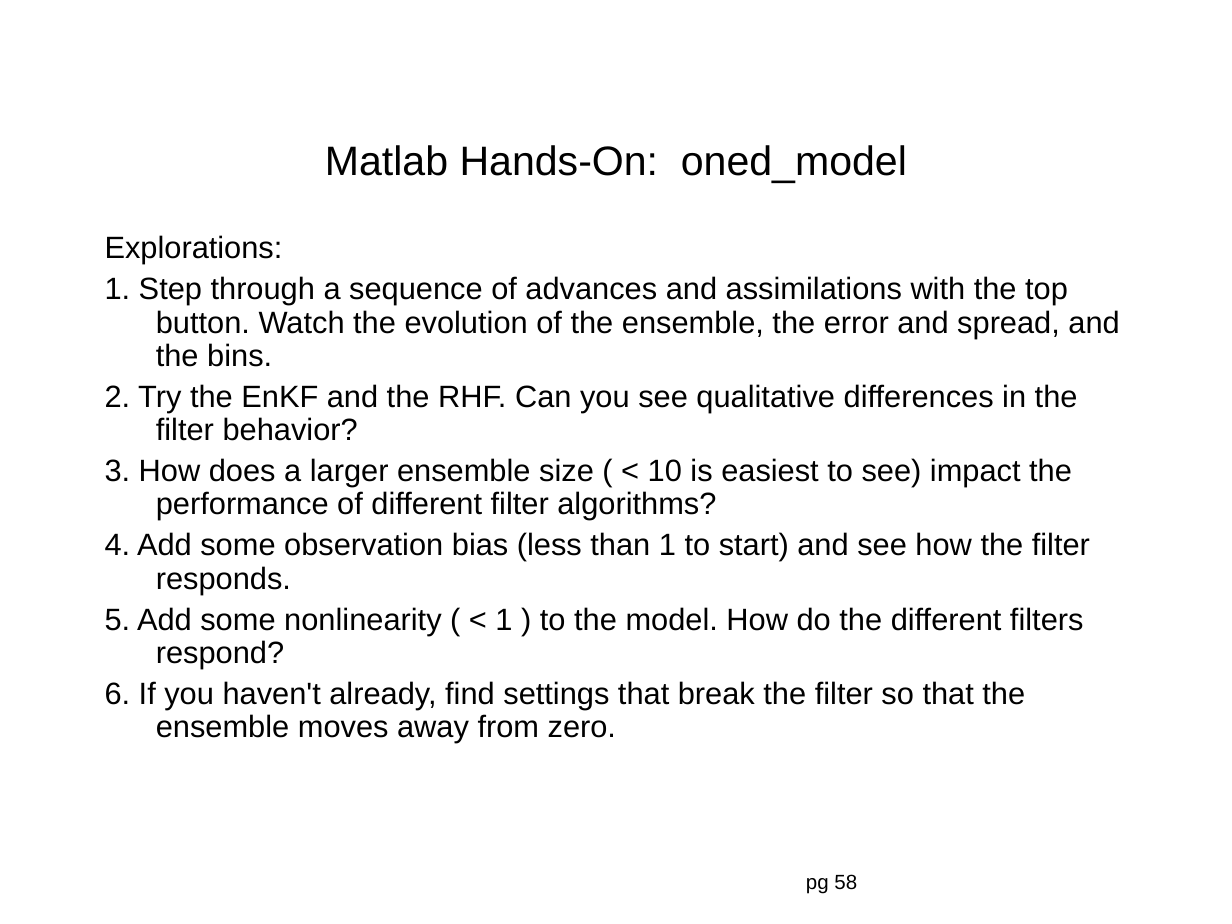
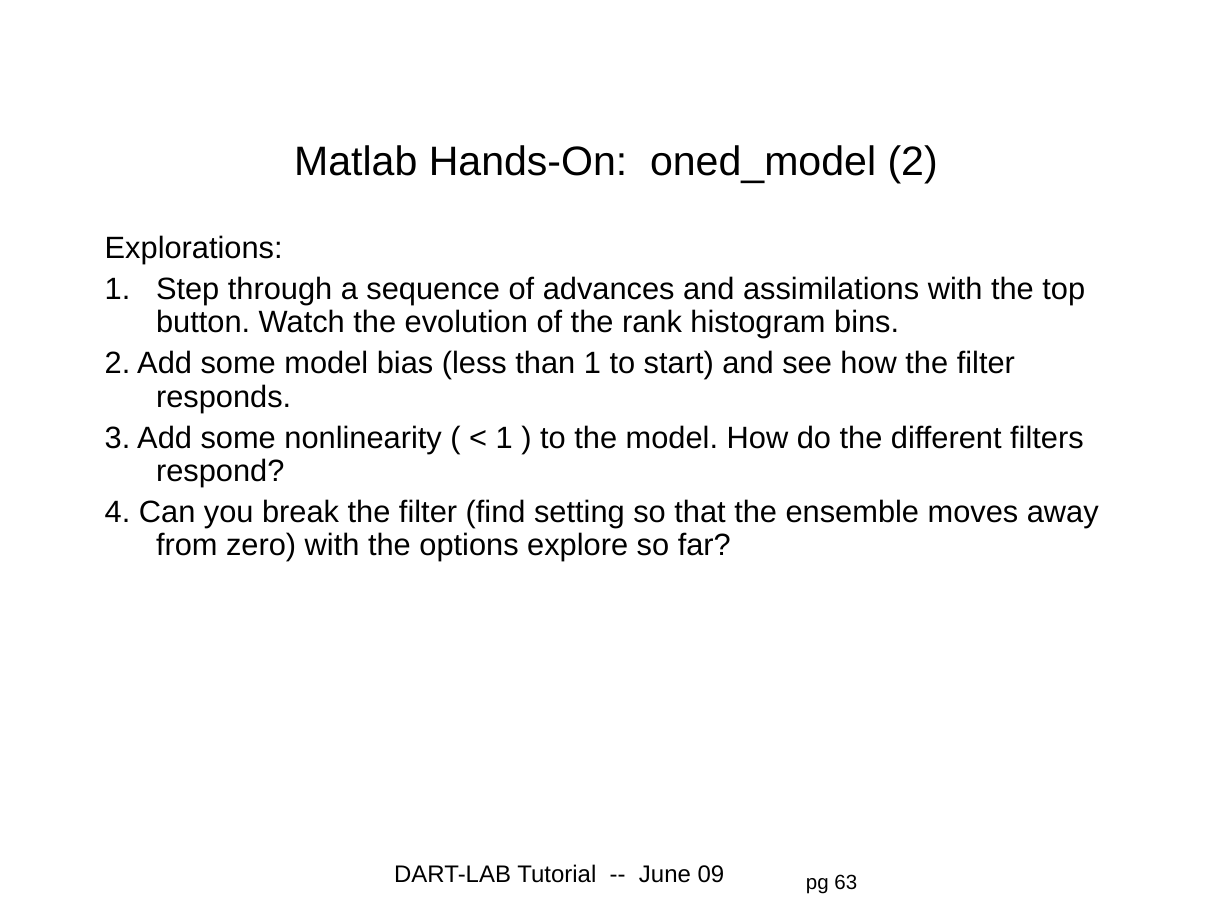
Before and after one commit to jhendric/DART, a slide deck: slide 63 of DART_LAB/presentation/DART_section1.ppt (slide 58 before the commit). Drawn at 1232x924 pixels with LibreOffice and Linux fonts; fonts in the diff are those of the drawing; background and template pictures are left out. Boxes give left, top, right and bottom in pixels: in the first picture for what was removed or moved away, otherwise in the second. Text is boxed around its words. In the diff, an @@ line names an element or a change of style, - is before the commit and + after.

Commit message:
Partial revision and new sections for DART_LAB tutorial.

```diff
--- a/DART_LAB/presentation/DART_section1.ppt
+++ b/DART_LAB/presentation/DART_section1.ppt
@@ title at (294,145,938,183): text changed @@
-Matlab Hands-On: oned_model
+Matlab Hands-On: oned_model (2)
@@ text at (105,276,1099,561): text changed @@
-1. Step through a sequence of advances and assimilations with the top button. Watch the evolution of the ensemble, the error and spread, and the bins.
-2. Try the EnKF and the RHF. Can you see qualitative differences in the filter behavior?
-3. How does a larger ensemble size ( < 10 is easiest to see) impact the performance of different filter algorithms?
-4. Add some observation bias (less than 1 to start) and see how the filter responds.
-5. Add some nonlinearity ( < 1 ) to the model. How do the different filters respond?
-6. If you haven't already, find settings that break the filter so that the ensemble moves away from zero.
+1. Step through a sequence of advances and assimilations with the top button. Watch the evolution of the rank histogram bins.
+2. Add some model bias (less than 1 to start) and see how the filter responds.
+3. Add some nonlinearity ( < 1 ) to the model. How do the different filters respond?
+4. Can you break the filter (find setting so that the ensemble moves away from zero) with the options explore so far?
@@ text added at (394,864,725,883), 14 pt, text #000000 @@
+DART-LAB Tutorial -- June 09
@@ page number at (806,874,857,894): text changed @@
-pg 58
+pg 63
```
Also in this commit, not shown: 56 other slides changed, 18 slides added, 1 slide removed, 7 other files.
